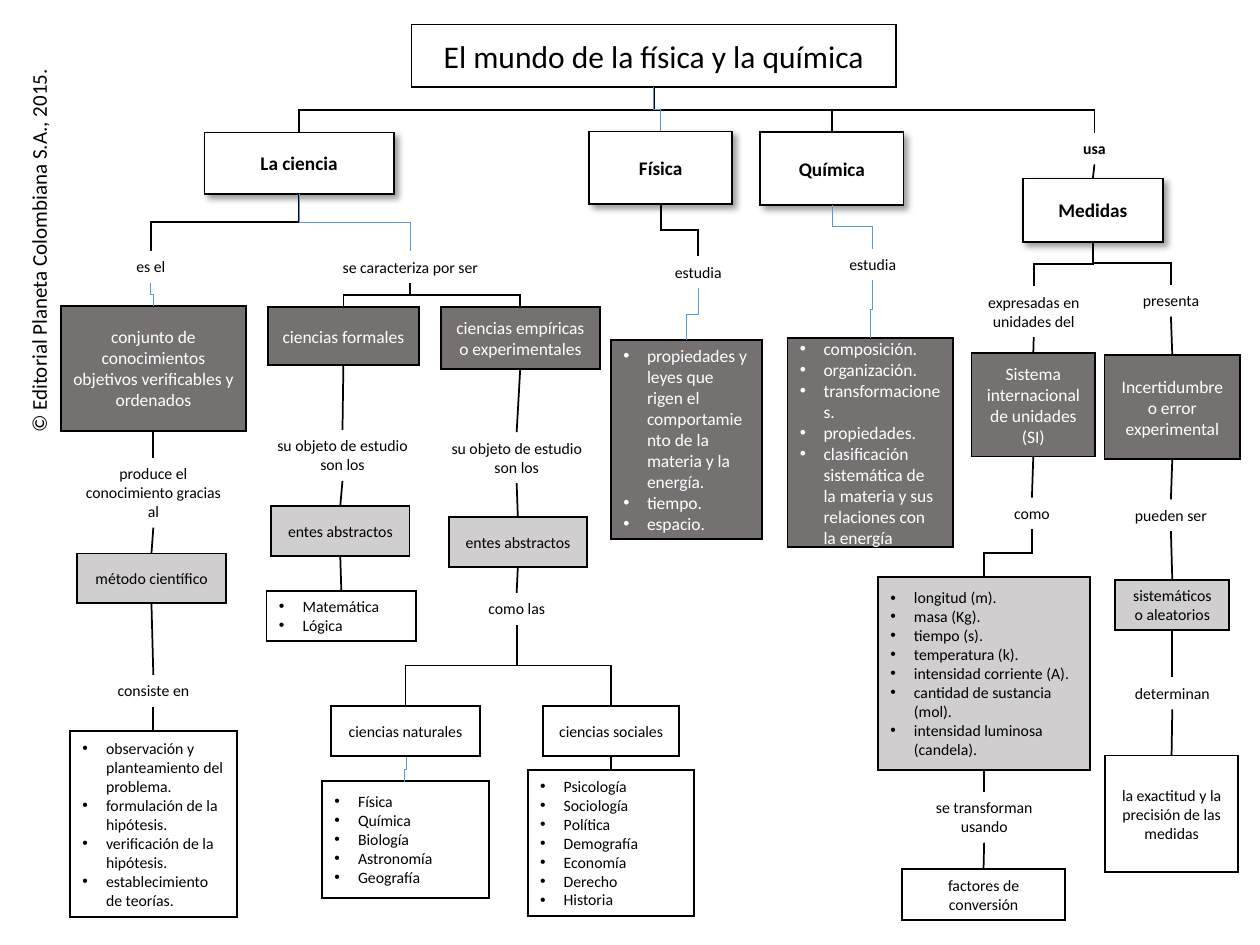
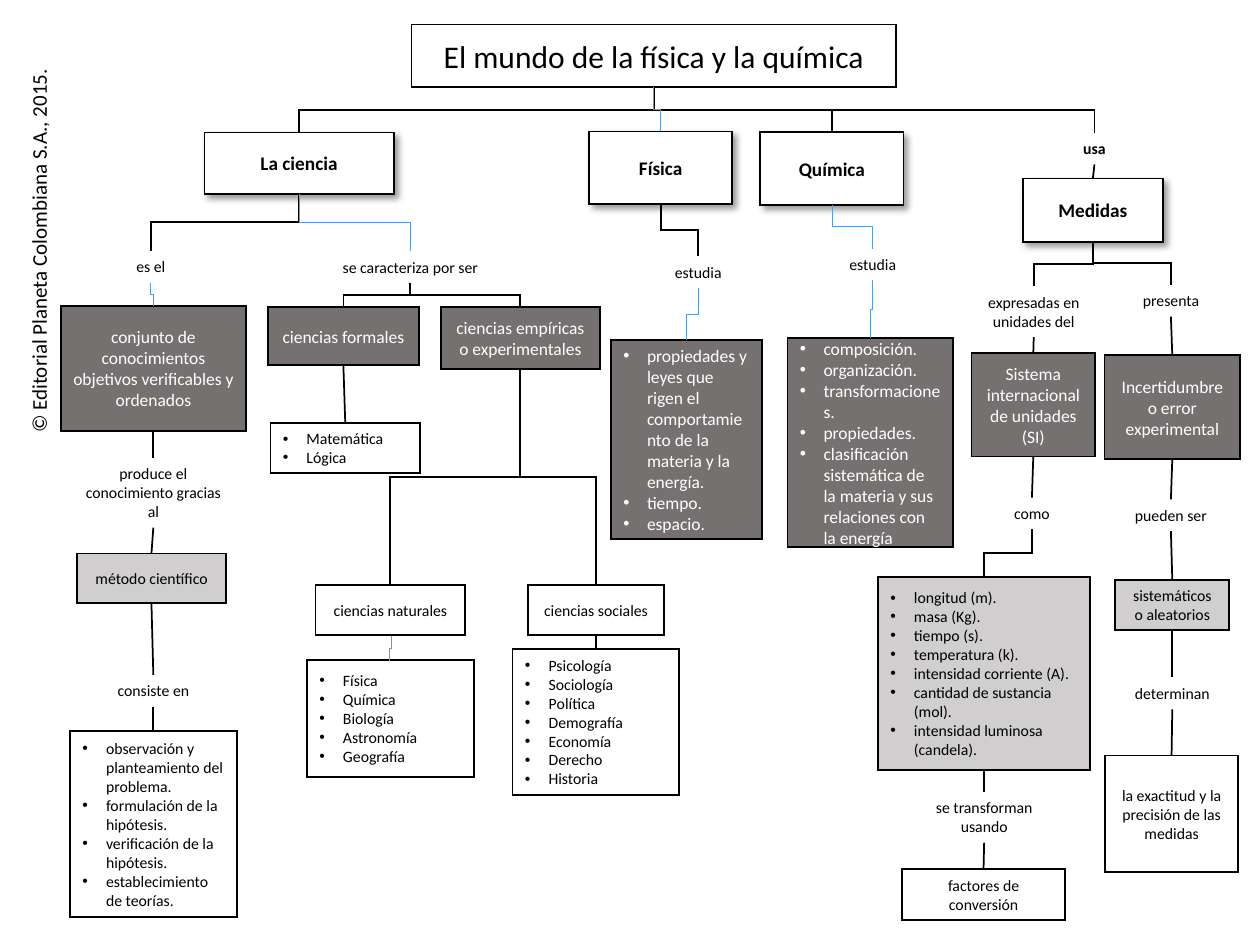
Before and after one commit to AulaPlanetaColombia/CienciasNaturales, a slide deck: slide 1 of fuentes/contenidos/grado10/guion01/CN_10_01_CO.pptx. Drawn at 1260x945 pixels with LibreOffice and Linux fonts; fonts in the diff are those of the drawing; background and template pictures are left out. Boxes give left, top, right and bottom in pixels: in the first picture for what was removed or moved away, otherwise in the second. Text is boxed around its words. In the diff, an @@ line names an element or a change of style, - is before the commit and + after.

Commit message:
mapa 10-01

```diff
--- a/fuentes/contenidos/grado10/guion01/CN_10_01_CO.pptx
+++ b/fuentes/contenidos/grado10/guion01/CN_10_01_CO.pptx
@@ line moved from (344, 365) - (343, 430) to (344, 365) - (345, 423) @@
@@ elbow line moved from (517, 625) - (406, 707) to (520, 369) - (391, 585) @@
@@ line removed from (520, 369) to (517, 432) @@
@@ elbow line moved from (611, 707) - (517, 625) to (596, 585) - (520, 369) @@
@@ rectangle "Matemática": place and size @@
-rectangle "Matemática" at (267, 591, 417, 641)
+rectangle "Matemática" at (271, 423, 421, 474)
@@ text removed at (277, 440, 408, 470) @@
-su objeto de estudio son los
@@ text removed at (452, 443, 582, 473) @@
-su objeto de estudio son los
@@ rectangle removed at (271, 507, 410, 557) @@
-entes abstractos
@@ line removed from (343, 481) to (340, 507) @@
@@ line removed from (517, 483) to (518, 517) @@
@@ rectangle removed at (449, 517, 587, 567) @@
-entes abstractos
@@ line removed from (340, 557) to (341, 591) @@
@@ line removed from (518, 567) to (517, 592) @@
@@ text removed at (488, 603, 545, 614) @@
-como las
@@ 4 rectangles, 1 line, 1 elbow line: place and size @@
-4 rectangles, 1 line, 1 elbow line at (323, 707, 694, 916)
+4 rectangles, 1 line, 1 elbow line at (307, 585, 679, 795)
```
